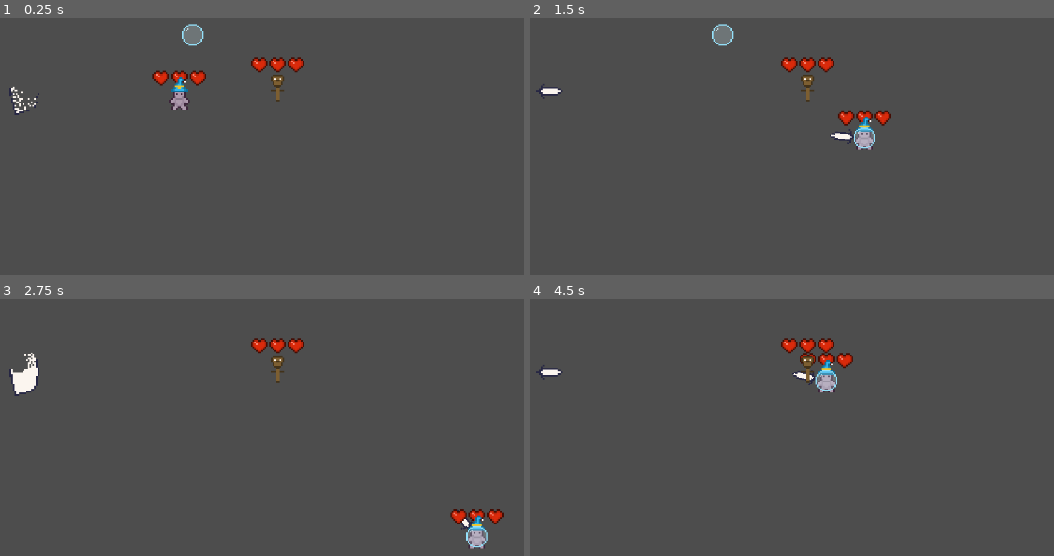
Above: before the commit, frames 1-4 (two rows, left to right).
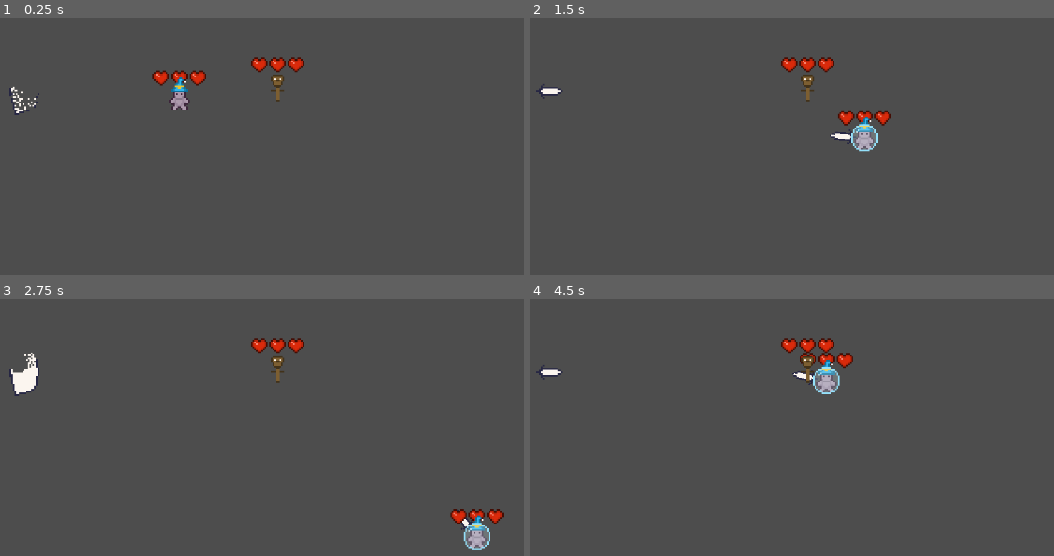
Above: after the commit, the same moments.

Repository: SamuelAlves-23/multiclassing
Game: Godot game, scene res://arena.tscn
Two runs of this game, one before a commit and one after it. Both use one fixed random seed, a clock stepped at 60 frames per second and the inputs below.
Inputs (mouse positions are in pixels of both pictures, inside the frame that each line leads up to):
- Up to frame 1 (0.25 s): no input
- Up to frame 2 (1.5 s): move the mouse to (891, 69) at 0.52 s; press the mouse at (891, 69) at 0.53 s; hold D (move_right) 0.53-1.28 s; move the mouse to (556, 113) at 1.27 s; release the mouse at (556, 113) at 1.28 s; hold S (move_down) from 1.28 s (still down); right-click (556, 113) at 1.35 s
- Up to frame 3 (2.75 s): move the mouse to (outside the picture) at 2.02 s; release S (move_down) at 2.03 s; press the mouse at (outside the picture) at 2.03 s; hold D (move_right) from 2.03 s (still down)
- Up to frame 4 (4.5 s): move the mouse to (676, 463) at 2.77 s; release D (move_right) at 2.78 s; release the mouse at (676, 463) at 2.78 s; hold W (move_up) 2.78-3.53 s; right-click (676, 463) at 2.85 s; move the mouse to (954, 440) at 3.52 s; press the mouse at (954, 440) at 3.53 s; hold A (move_left) from 3.53 s (still down); move the mouse to (outside the picture) at 4.27 s; release the mouse at (outside the picture) at 4.28 s; right-click (outside the picture) at 4.35 s

The runs differ from the first frame. In frame 1, 0.3% of the frame differs, in the area x 34-39%, y 2-11%; in frame 2, 0.5%, in the area x 34-67%, y 2-53%; in frame 3, 0.2%; in frame 4, 0.2%.

Commit message:
La chapuza funciona y me encanta
Barrera del sombrero funcional

Diff:
--- a/arena.tscn
+++ b/arena.tscn
@@ -1,8 +1,7 @@
-[gd_scene load_steps=5 format=3 uid="uid://chjesqh1wx5jm"]
+[gd_scene load_steps=4 format=3 uid="uid://chjesqh1wx5jm"]
 
 [ext_resource type="PackedScene" uid="uid://ch5dwflhyqigr" path="res://player/player.tscn" id="1_ubfh8"]
 [ext_resource type="PackedScene" uid="uid://jupqqfv4usfg" path="res://testing/doomy.tscn" id="2_444vf"]
-[ext_resource type="PackedScene" uid="uid://b0yk184b1ke7b" path="res://equipment/ability_items/barrier_item.tscn" id="3_27ga2"]
 [ext_resource type="PackedScene" uid="uid://bpqfadsqgyavu" path="res://equipment/weapons/sword.tscn" id="4_h0wof"]
 
 [node name="Arena" type="Node2D"]
@@ -13,9 +12,6 @@
 [node name="Doomy" parent="." instance=ExtResource("2_444vf")]
 position = Vector2(295, 133)
 
-[node name="BarrierItem" parent="." instance=ExtResource("3_27ga2")]
-position = Vector2(244, 101)
-
 [node name="Sword" parent="." instance=ExtResource("4_h0wof")]
 position = Vector2(127, 135)
 auto = true
--- a/combat/hurtbox.gd
+++ b/combat/hurtbox.gd
@@ -5,6 +5,9 @@
 
 
 func receive_hit(damage: int, knockback: Vector2):
-	print("¡Golpe recibido!")
+	if get_parent().has_node("BarrierItem"):
+		return
+
 	if health_owner and health_owner.has_method("apply_damage"):
+		print("¡Golpe recibido!")
 		health_owner.apply_damage(damage)
--- a/equipment/ability_items/barrier_item.gd
+++ b/equipment/ability_items/barrier_item.gd
@@ -5,7 +5,7 @@
 
 @export var duration: int = 2
 
-#@onready var player_owner: Player
+@onready var player_owner: Player = get_parent()
 
 func _process(delta: float) -> void:
 	await get_tree().create_timer(duration).timeout
@@ -13,7 +13,8 @@
 
 func _on_area_2d_area_entered(area: Area2D) -> void:
 	if area is Hitbox:
-		area.collision.disabled
+
+		area.collision.disabled = true
 		hit_blocked.emit()
 		disapear()
 
--- a/equipment/ability_items/barrier_item.tscn
+++ b/equipment/ability_items/barrier_item.tscn
@@ -7,8 +7,6 @@
 radius = 8.0
 
 [node name="BarrierItem" type="Node2D"]
-position = Vector2(0, 4)
-scale = Vector2(0.8, 0.8)
 script = ExtResource("1_lv18m")
 
 [node name="Sprite2D" type="Sprite2D" parent="."]
--- a/equipment/hat_abilities/barrier.gd
+++ b/equipment/hat_abilities/barrier.gd
@@ -1,11 +1,12 @@
 extends Ability
 
-
+signal barrier_created
 @onready var barrier_item = preload("res://equipment/ability_items/barrier_item.tscn")
 
 
 func effect():
+	var parent: Player = get_parent().get_parent().get_parent()
 	print("CREANDO BARRERA")
-
+	barrier_created.emit()
 	var barrier_instance = barrier_item.instantiate()
-	add_child(barrier_instance)
+	parent.add_child(barrier_instance)
--- a/equipment/hats/hat.gd
+++ b/equipment/hats/hat.gd
@@ -6,6 +6,7 @@
 @export var cooldown: float = 2.0
 @export var icon: Texture2D
 @export var ability_name: String = "Default Ability"
+@export var player_owner: Player
 
 var can_use_ability := true
 
--- a/equipment/weapons/weapon.gd
+++ b/equipment/weapons/weapon.gd
@@ -5,6 +5,7 @@
 
 @export var attack_cooldown: float = 0.5
 @export var attack_damage: int = 1
+@export var player_owner: Player
 
 var can_attack := true
 
--- a/player/player.gd
+++ b/player/player.gd
@@ -51,12 +51,14 @@
 		equipped_weapon.queue_free()
 	equipped_weapon = weapon_instance
 	weapon_holder.add_child(equipped_weapon)
+	equipped_weapon.owner = self
 
 func equip_hat(hat_instance: Hat):
 	if equipped_hat:
 		equipped_hat.queue_free()
 	equipped_hat = hat_instance
 	hat_holder.add_child(equipped_hat)
+	equipped_hat.owner = self
 
 func _input(event):
 	if event.is_action_pressed("attack_primary"):
@@ -66,5 +68,6 @@
 	elif event.is_action_pressed("use_ability"):
 		if equipped_hat:
 			equipped_hat.use_ability(self)
+
 func die():
 	queue_free()
